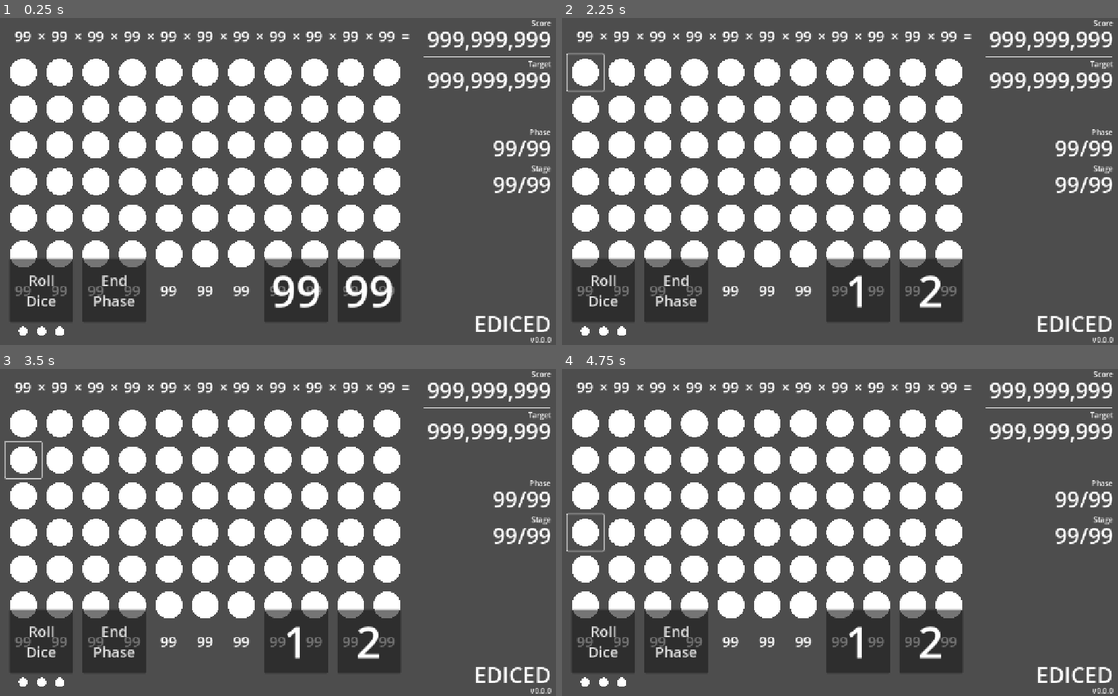
Above: before the commit, frames 1-4 (two rows, left to right).
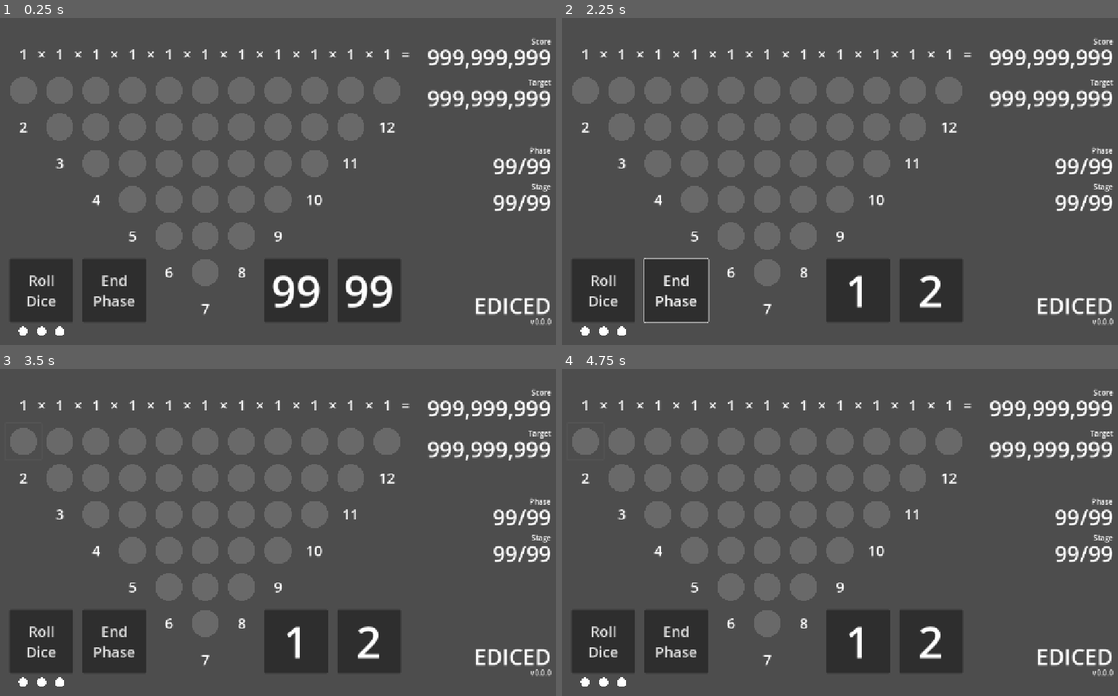
Above: after the commit, the same moments.

Repository: kamikoloss/ediced
Game: Godot game, scene res://scenes/game.tscn
The game is run twice, just before and just after one commit, with the same random seed, the same clock (stepped at 60 frames per second) and the same inputs.
Inputs (mouse positions are in pixels of both pictures, inside the frame that each line leads up to):
- Up to frame 1 (0.25 s): no input
- Up to frame 2 (2.25 s): click (600, 289) at 0.5 s, where only the run after the commit has a clickable "Roll Dice"; click (678, 289) at 1.25 s, where only the run after the commit has a clickable "End Phase"; click (584, 73) at 2.02 s
- Up to frame 3 (3.5 s): click (22, 460) at 2.77 s
- Up to frame 4 (4.75 s): click (584, 496) at 3.52 s; click (584, 532) at 4.27 s

The runs differ from the first frame. In frame 1, 34% of the frame differs, in the area x 1-100%, y 0-100%; in frame 2, 34%, in the area x 0-100%, y 0-100%; in frame 3, 34%; in frame 4, 34%.

Commit message:
Lane の初期化を実装した

Diff:
--- a/components/lane.gd
+++ b/components/lane.gd
@@ -1,5 +1,15 @@
 class_name Lane
 extends Control
+
+var number := 0:
+    set(v):
+        number = v
+        label_number.text = str(v)
+        _init_buttons()
+var score := 0:
+    set(v):
+        score = v
+        label_score.text = str(v)
 
 @onready var buttons: VBoxContainer = %Buttons
 
@@ -9,3 +19,15 @@
 
 func _ready() -> void:
     pass
+
+
+## number を元に button を非表示にする
+func _init_buttons() -> void:
+    # 2: 1, 3: 2, ... 6: 5, 7: 6, 8: 5, ... 12: 1
+    var button_count := 6 - absi(number - 7)
+
+    for i: int in buttons.get_child_count():
+        var button: Button = buttons.get_child(i)
+        button.visible = i < button_count
+        button.disabled = true
+        button.modulate = Color.DIM_GRAY
--- a/scenes/game.gd
+++ b/scenes/game.gd
@@ -1,4 +1,20 @@
 extends Control
+
+var score := 0:
+    set(v):
+        score = v
+        label_score.text = str(v)
+var target := 0:
+    set(v):
+        target = v
+        label_target.text = str(v)
+
+var phase := 0
+var stage := 0
+var reroll_count := 0:
+    set(v):
+        reroll_count = v
+        _refresh_reroll_lamps()
 
 var dice_a := 0:
     set(v):
@@ -10,6 +26,7 @@
         label_dice_b.text = str(v)
 
 @onready var lanes: HBoxContainer = %Lanes
+@onready var reroll_lamps: HBoxContainer = %RerollLamps
 
 @onready var button_roll: Button = %ButtonRoll
 @onready var button_end: Button = %ButtonEnd
@@ -21,14 +38,17 @@
 @onready var label_dice_a: Label = %LabelDiceA
 @onready var label_dice_b: Label = %LabelDiceB
 
-@onready var texture_rect_reroll_1: TextureRect = %TextureRectReroll1
-@onready var texture_rect_reroll_2: TextureRect = %TextureRectReroll2
-@onready var texture_rect_reroll_3: TextureRect = %TextureRectReroll3
-
 
 func _ready() -> void:
     button_roll.pressed.connect(_on_button_roll_pressed)
     button_end.pressed.connect(_on_button_roll_pressed)
+
+    for i: int in lanes.get_child_count():
+        var lane: Lane = lanes.get_child(i)
+        lane.number = i + 2 # 2-11
+        lane.score = 1
+
+    reroll_count = 3
 
 
 func _on_button_roll_pressed() -> void:
@@ -39,7 +59,12 @@
     tween.tween_callback(func() -> void: dice_b = randi_range(1, 6))
     tween.chain()
     tween.tween_interval(0.05)
+    await tween.finished
 
 
 func _on_button_end_pressed() -> void:
     pass
+
+
+func _refresh_reroll_lamps() -> void:
+    pass
--- a/scenes/game.tscn
+++ b/scenes/game.tscn
@@ -9,34 +9,13 @@
 anchors_preset = 0
 script = ExtResource("1_lnu2h")
 
-[node name="LabelTitle" type="Label" parent="."]
-custom_minimum_size = Vector2(320, 80)
-layout_mode = 0
-offset_left = 920.0
-offset_top = 640.0
-offset_right = 1240.0
-offset_bottom = 720.0
-theme_override_font_sizes/font_size = 48
-text = "EDICED"
-horizontal_alignment = 2
-
-[node name="LabelVersion" type="Label" parent="."]
-custom_minimum_size = Vector2(320, 80)
-layout_mode = 0
-offset_left = 920.0
-offset_top = 640.0
-offset_right = 1240.0
-offset_bottom = 720.0
-text = "v0.0.0"
-horizontal_alignment = 2
-vertical_alignment = 2
-
 [node name="Lanes" type="HBoxContainer" parent="."]
 unique_name_in_owner = true
 layout_mode = 0
 offset_left = 40.0
+offset_top = 40.0
 offset_right = 920.0
-offset_bottom = 640.0
+offset_bottom = 680.0
 theme_override_constants/separation = 0
 
 [node name="Lane" parent="Lanes" instance=ExtResource("1_uwrxv")]
@@ -75,8 +54,9 @@
 [node name="HBoxContainer" type="HBoxContainer" parent="."]
 layout_mode = 0
 offset_left = 40.0
-offset_right = 1240.0
-offset_bottom = 80.0
+offset_top = 40.0
+offset_right = 1240.0
+offset_bottom = 120.0
 theme_override_constants/separation = 0
 
 [node name="MarginContainer" type="MarginContainer" parent="HBoxContainer"]
@@ -175,8 +155,9 @@
 custom_minimum_size = Vector2(320, 80)
 layout_mode = 0
 offset_left = 920.0
-offset_right = 1240.0
-offset_bottom = 80.0
+offset_top = 40.0
+offset_right = 1240.0
+offset_bottom = 120.0
 text = "Score"
 horizontal_alignment = 2
 
@@ -185,8 +166,9 @@
 custom_minimum_size = Vector2(320, 80)
 layout_mode = 0
 offset_left = 920.0
-offset_right = 1240.0
-offset_bottom = 80.0
+offset_top = 40.0
+offset_right = 1240.0
+offset_bottom = 120.0
 theme_override_font_sizes/font_size = 48
 text = "999,999,999"
 horizontal_alignment = 2
@@ -195,17 +177,17 @@
 [node name="ColorRect" type="ColorRect" parent="."]
 layout_mode = 0
 offset_left = 960.0
-offset_top = 84.0
-offset_right = 1240.0
-offset_bottom = 86.0
+offset_top = 124.0
+offset_right = 1240.0
+offset_bottom = 126.0
 
 [node name="LabelTarget2" type="Label" parent="."]
 custom_minimum_size = Vector2(320, 80)
 layout_mode = 0
 offset_left = 920.0
-offset_top = 90.0
-offset_right = 1240.0
-offset_bottom = 170.0
+offset_top = 130.0
+offset_right = 1240.0
+offset_bottom = 210.0
 text = "Target"
 horizontal_alignment = 2
 
@@ -214,9 +196,9 @@
 custom_minimum_size = Vector2(320, 80)
 layout_mode = 0
 offset_left = 920.0
-offset_top = 90.0
-offset_right = 1240.0
-offset_bottom = 170.0
+offset_top = 130.0
+offset_right = 1240.0
+offset_bottom = 210.0
 theme_override_font_sizes/font_size = 48
 text = "999,999,999"
 horizontal_alignment = 2
@@ -226,9 +208,9 @@
 custom_minimum_size = Vector2(320, 80)
 layout_mode = 0
 offset_left = 920.0
-offset_top = 240.0
-offset_right = 1240.0
-offset_bottom = 320.0
+offset_top = 280.0
+offset_right = 1240.0
+offset_bottom = 360.0
 text = "Phase"
 horizontal_alignment = 2
 
@@ -237,9 +219,9 @@
 custom_minimum_size = Vector2(320, 80)
 layout_mode = 0
 offset_left = 920.0
-offset_top = 240.0
-offset_right = 1240.0
-offset_bottom = 320.0
+offset_top = 280.0
+offset_right = 1240.0
+offset_bottom = 360.0
 theme_override_font_sizes/font_size = 48
 text = "99/99"
 horizontal_alignment = 2
@@ -249,9 +231,9 @@
 custom_minimum_size = Vector2(320, 80)
 layout_mode = 0
 offset_left = 920.0
-offset_top = 320.0
-offset_right = 1240.0
-offset_bottom = 400.0
+offset_top = 360.0
+offset_right = 1240.0
+offset_bottom = 440.0
 text = "Stage"
 horizontal_alignment = 2
 
@@ -260,9 +242,9 @@
 custom_minimum_size = Vector2(320, 80)
 layout_mode = 0
 offset_left = 920.0
-offset_top = 320.0
-offset_right = 1240.0
-offset_bottom = 400.0
+offset_top = 360.0
+offset_right = 1240.0
+offset_bottom = 440.0
 theme_override_font_sizes/font_size = 48
 text = "99/99"
 horizontal_alignment = 2
@@ -290,33 +272,30 @@
 text = "End
 Phase"
 
-[node name="TextureRectReroll1" type="TextureRect" parent="."]
+[node name="RerollLamps" type="HBoxContainer" parent="."]
 unique_name_in_owner = true
 layout_mode = 0
 offset_left = 70.0
-offset_top = 680.0
-offset_right = 90.0
-offset_bottom = 700.0
-texture = ExtResource("2_yqjtg")
-expand_mode = 1
-
-[node name="TextureRectReroll2" type="TextureRect" parent="."]
-unique_name_in_owner = true
-layout_mode = 0
-offset_left = 110.0
-offset_top = 680.0
-offset_right = 130.0
-offset_bottom = 700.0
-texture = ExtResource("2_yqjtg")
-expand_mode = 1
-
-[node name="TextureRectReroll3" type="TextureRect" parent="."]
-unique_name_in_owner = true
-layout_mode = 0
-offset_left = 150.0
 offset_top = 680.0
 offset_right = 170.0
 offset_bottom = 700.0
+theme_override_constants/separation = 20
+
+[node name="TextureRect" type="TextureRect" parent="RerollLamps"]
+custom_minimum_size = Vector2(20, 20)
+layout_mode = 2
+texture = ExtResource("2_yqjtg")
+expand_mode = 1
+
+[node name="TextureRect2" type="TextureRect" parent="RerollLamps"]
+custom_minimum_size = Vector2(20, 20)
+layout_mode = 2
+texture = ExtResource("2_yqjtg")
+expand_mode = 1
+
+[node name="TextureRect3" type="TextureRect" parent="RerollLamps"]
+custom_minimum_size = Vector2(20, 20)
+layout_mode = 2
 texture = ExtResource("2_yqjtg")
 expand_mode = 1
 
@@ -359,3 +338,25 @@
 text = "99"
 horizontal_alignment = 1
 vertical_alignment = 1
+
+[node name="LabelTitle" type="Label" parent="."]
+custom_minimum_size = Vector2(320, 80)
+layout_mode = 0
+offset_left = 920.0
+offset_top = 600.0
+offset_right = 1240.0
+offset_bottom = 680.0
+theme_override_font_sizes/font_size = 48
+text = "EDICED"
+horizontal_alignment = 2
+
+[node name="LabelVersion" type="Label" parent="."]
+custom_minimum_size = Vector2(320, 80)
+layout_mode = 0
+offset_left = 920.0
+offset_top = 600.0
+offset_right = 1240.0
+offset_bottom = 680.0
+text = "v0.0.0"
+horizontal_alignment = 2
+vertical_alignment = 2
